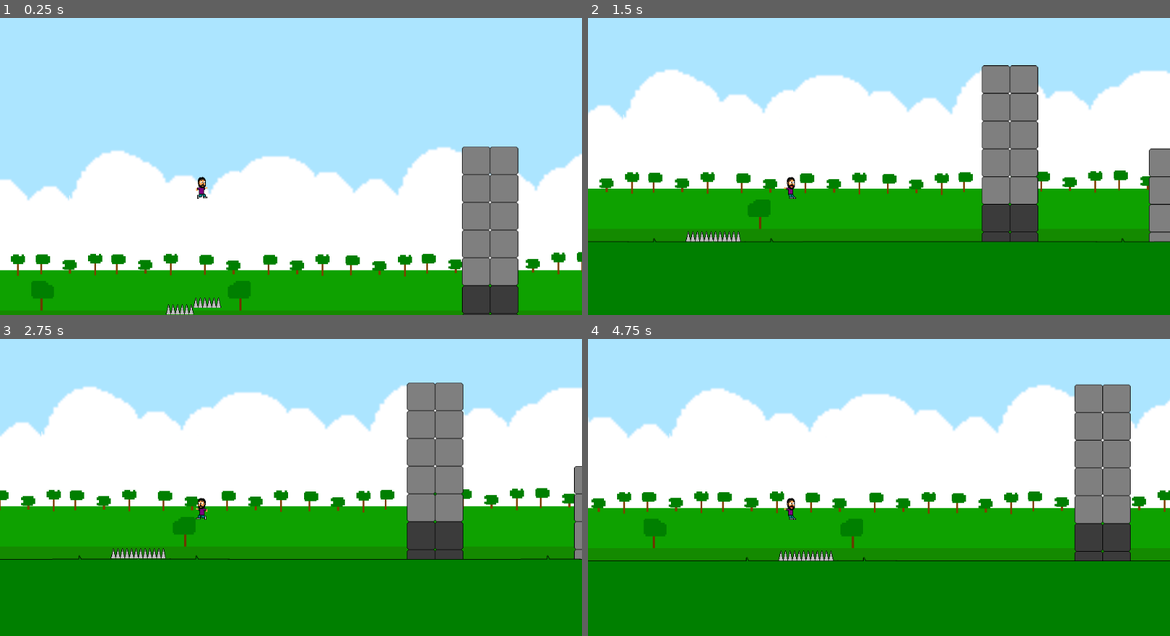
Above: before the commit, frames 1-4 (two rows, left to right).
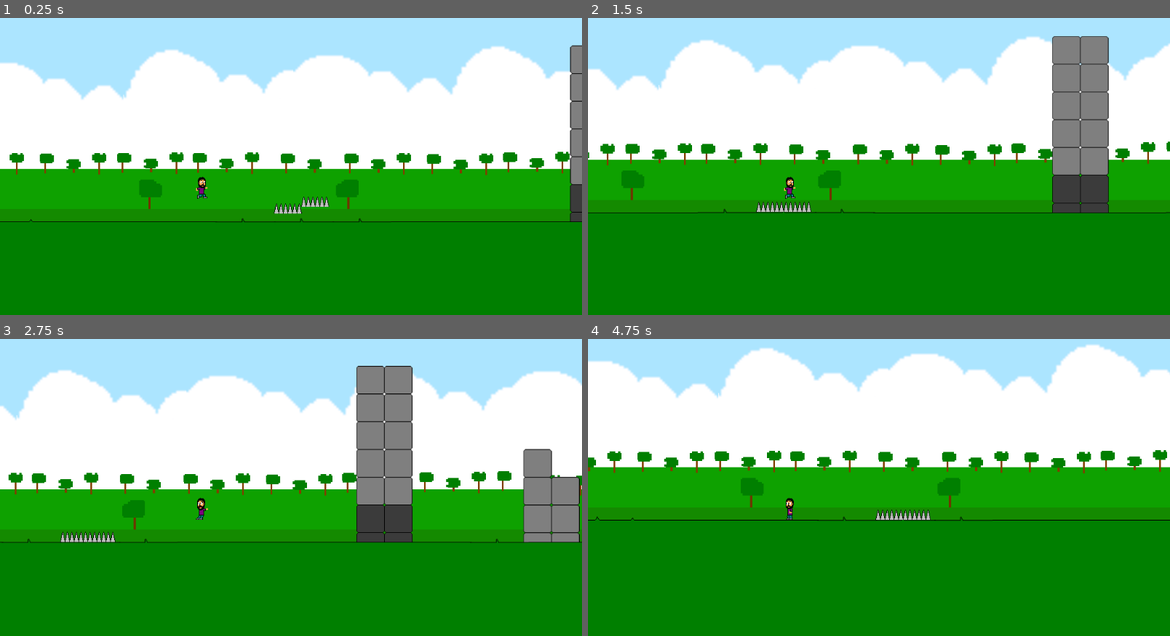
Above: after the commit, the same moments.

Repository: Guilherme-Calland/super_mega_guacamole
Game: Godot game, scene res://Scenes/Levels/Level 1.tscn
Two runs of this game, one before a commit and one after it. Both use one fixed random seed, a clock stepped at 60 frames per second and the inputs below.
Inputs:
- Up to frame 1 (0.25 s): no input
- Up to frame 2 (1.5 s): hold Space (jump) 0.53-1.28 s; hold D (right) from 0.53 s (still down); tap Shift (grab) at 1.35 s
- Up to frame 3 (2.75 s): tap Space (jump) at 1.52, 1.55, 1.82 s; release D (right) at 2.03 s; hold A (left) from 2.03 s (still down); hold Space (jump) from 2.03 s (still down)
- Up to frame 4 (4.75 s): release A (left) at 2.78 s; release Space (jump) at 2.78 s; hold D (right) 2.78-4.28 s; tap Shift (grab) at 2.85, 4.35 s; tap Space (jump) at 3.02, 3.05, 3.32, 4.52, 4.55 s; hold Space (jump) 3.53-4.28 s; hold A (left) from 4.28 s (still down)

The runs differ from the first frame. In frame 1, 79% of the frame differs, in the area x 0-100%, y 9-100%; in frame 2, 36%; in frame 3, 27%; in frame 4, 42%.

Commit message:
fixed is on ceiling bug

Diff:
--- a/Scenes/Levels/Level 1.tscn
+++ b/Scenes/Levels/Level 1.tscn
@@ -13,7 +13,7 @@
 [node name="Level 1" type="Node2D"]
 
 [node name="Player" parent="." instance=ExtResource( 6 )]
-position = Vector2( 3462.5, -238.541 )
+position = Vector2( 3271.82, -60.2082 )
 z_index = 100
 gravity = 10
 speed = 200
--- a/Scripts/Movement.gd
+++ b/Scripts/Movement.gd
@@ -1,4 +1,4 @@
-func move(speed, gravity, jumpSpeed, wallPushForce, isOnFloor, isOnWall, justOnWallStatus, motionBundle, inputBundle):
+func move(speed, gravity, jumpSpeed, wallPushForce, isOnFloor, isOnWall, isOnCeiling, motionBundle, inputBundle):
 	var motion = motionBundle["motion"]
 	var direction = motionBundle["direction"]
 	var hurtMovement = motionBundle["hurtMovement"]
@@ -20,7 +20,11 @@
 			motion.x = 0
 
 	if not isOnFloor:
-		motion.y += gravity
+		if not isOnCeiling:
+			motion.y += gravity
+		elif isOnCeiling:
+			motion.y = gravity
+
 	elif isOnFloor:
 		motion.y = gravity
 
@@ -39,6 +43,13 @@
 				motion.x = wallPushForce
 				direction = "right"
 
+#	if justOnWallStatus == "justOnRightWall":
+#		if motion.x > 0:
+#			motion.x = -1;
+#	elif justOnWallStatus == "justOnLeftWall":
+#		if motion.x < 0:
+#			motion.x = 1
+
 	if hurtMovement:
 		motion.y = -jumpSpeed
 		hurtMovement = false
--- a/Scripts/Player.gd
+++ b/Scripts/Player.gd
@@ -20,19 +20,22 @@
 	u.inputBundle = u.input.retrieveInput()
 
 func move():
-	var prevMotion = u.motionBundle["motion"]
-	var prevDirection = u.motionBundle["direction"]
+	var motion = u.motionBundle["motion"]
+	var direction = u.motionBundle["direction"]
+
+	# once move_and slide is called this changes the
+	# is_on_wall() and is_on_ceiling()
 	var prevIsOnWall = is_on_wall()
-	move_and_slide(prevMotion, u.UP)
 
+	move_and_slide(motion, u.UP)
 	u.motionBundle = u.movement.move(
 		speed,
 		gravity,
 		jumpSpeed,
 		wallPushForce,
-		isOnFloor(u.motionBundle["motion"]),
+		isOnFloor(motion),
 		is_on_wall(),
-		justOnWallStatus(prevIsOnWall, prevDirection),
+		is_on_ceiling(),
 		u.motionBundle,
 		u.inputBundle
 		)
@@ -57,12 +60,12 @@
 	if motion.y < 0:
 		isOnFloor = false
 	return isOnFloor
-
-func justOnWallStatus(wasOnWall, direction):
-	if wasOnWall != is_on_wall():
-		if !is_on_wall():
-			if direction == "right":
-				return "justOnRightWall"
-			elif direction == "left":
-				return "justOnLeftWall"
-	return "notJustOnWall"
+#
+#func justOnWallStatus(wasOnWall, direction):
+#	if wasOnWall != is_on_wall():
+#		if !is_on_wall():
+#			if direction == "right":
+#				return "justOnRightWall"
+#			elif direction == "left":
+#				return "justOnLeftWall"
+#	return "notJustOnWall"
